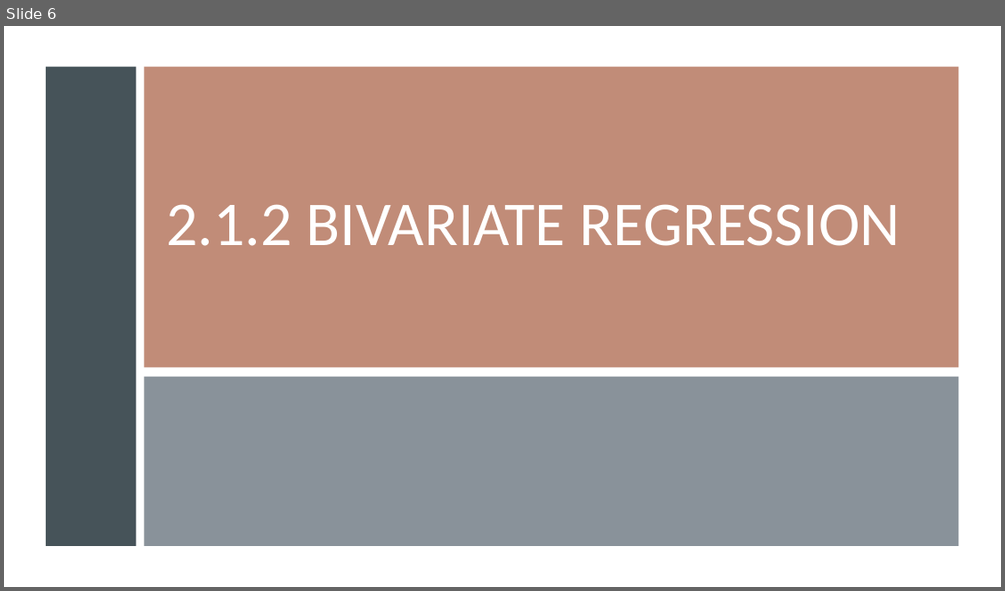
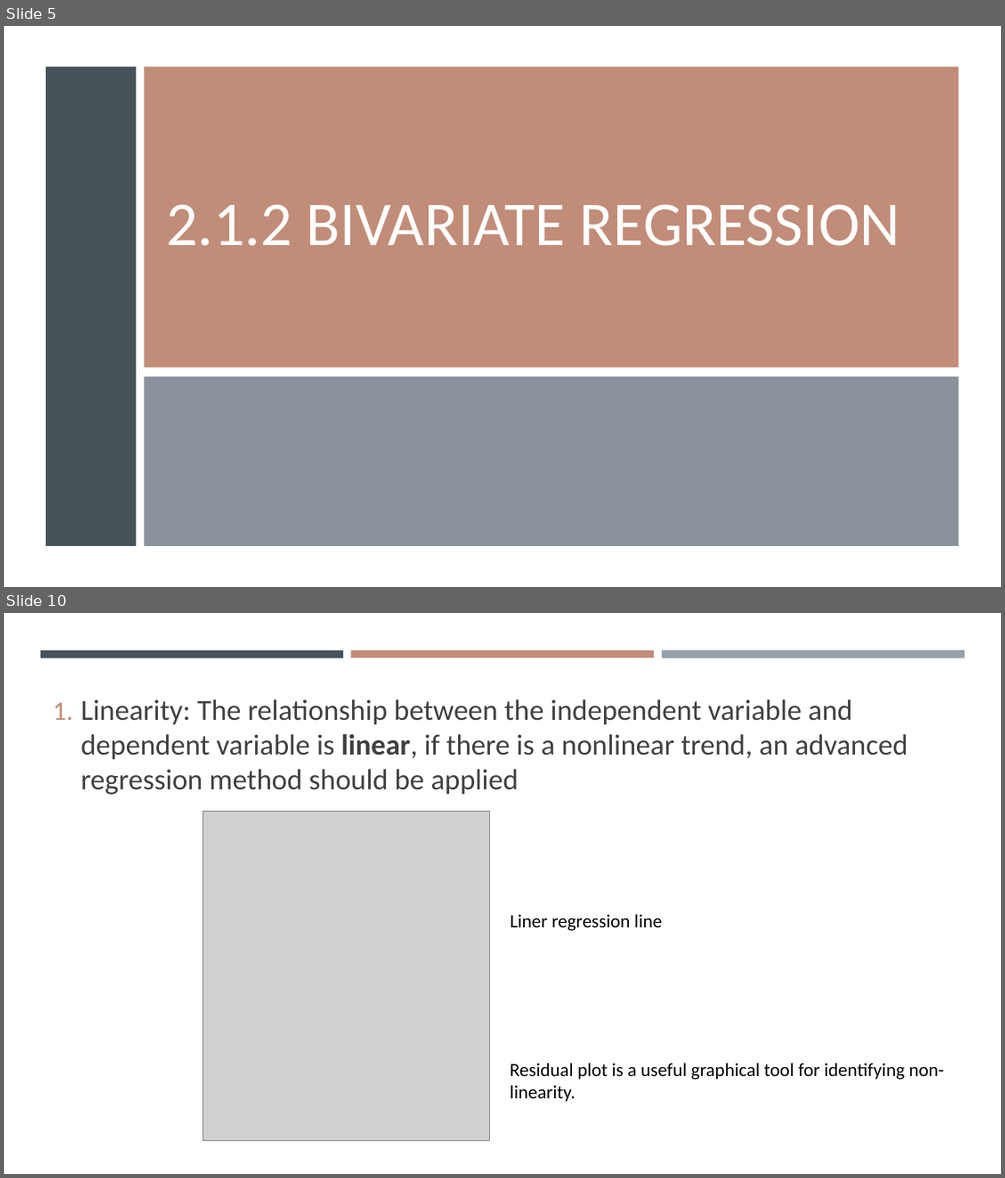
Before and after one commit to gisynw/geog-247, a slide deck: docs/Lectures/Week04/Week04_BivariateRegression.pptx. Shown one above the other, each under a label of ours: slide 6 before the commit, slides 5 and 10 after it; the slides between them are not shown. The pictures are 1005x591 and 1005x1178 pixels, drawn with LibreOffice and Linux fonts; fonts in the diff are those of the drawing; grey boxes stand for pictures. Boxes give left, top, right and bottom in pixels: in the first picture for what was removed or moved away, otherwise in the second. Text is boxed around its words. In the diff, an @@ line names an element or a change of style, - is before the commit and + after.

```diff
--- a/docs/Lectures/Week04/Week04_BivariateRegression.pptx
+++ b/docs/Lectures/Week04/Week04_BivariateRegression.pptx
@@ slide 10 added at bbox=[4, 613, 1001, 1174], background #FFFFFF @@
@@ rectangle added at bbox=[40, 650, 343, 657], fill #465359 @@
@@ rectangle added at bbox=[351, 650, 654, 657], fill #C18C78 @@
@@ rectangle added at bbox=[662, 650, 964, 658], fill #969FA7 @@
@@ text added at bbox=[81, 699, 908, 795], 28 pt, text #404040 @@
+1. Linearity: The relationship between the independent variable and dependent variable is linear, if there is a nonlinear trend, an advanced regression method should be applied
@@ picture added at bbox=[202, 811, 489, 1141] @@
@@ text added at bbox=[510, 914, 662, 931], 18 pt, text #000000 @@
+Liner regression line
@@ text added at bbox=[510, 1062, 945, 1102], 18 pt, text #000000 @@
+Residual plot is a useful graphical tool for identifying non-linearity.
@@ what was slide 6 is now slide 5 @@
```
Also in this commit, not shown: 3 slides changed, 14 other slides added, 1 slide removed, 2 other files.
